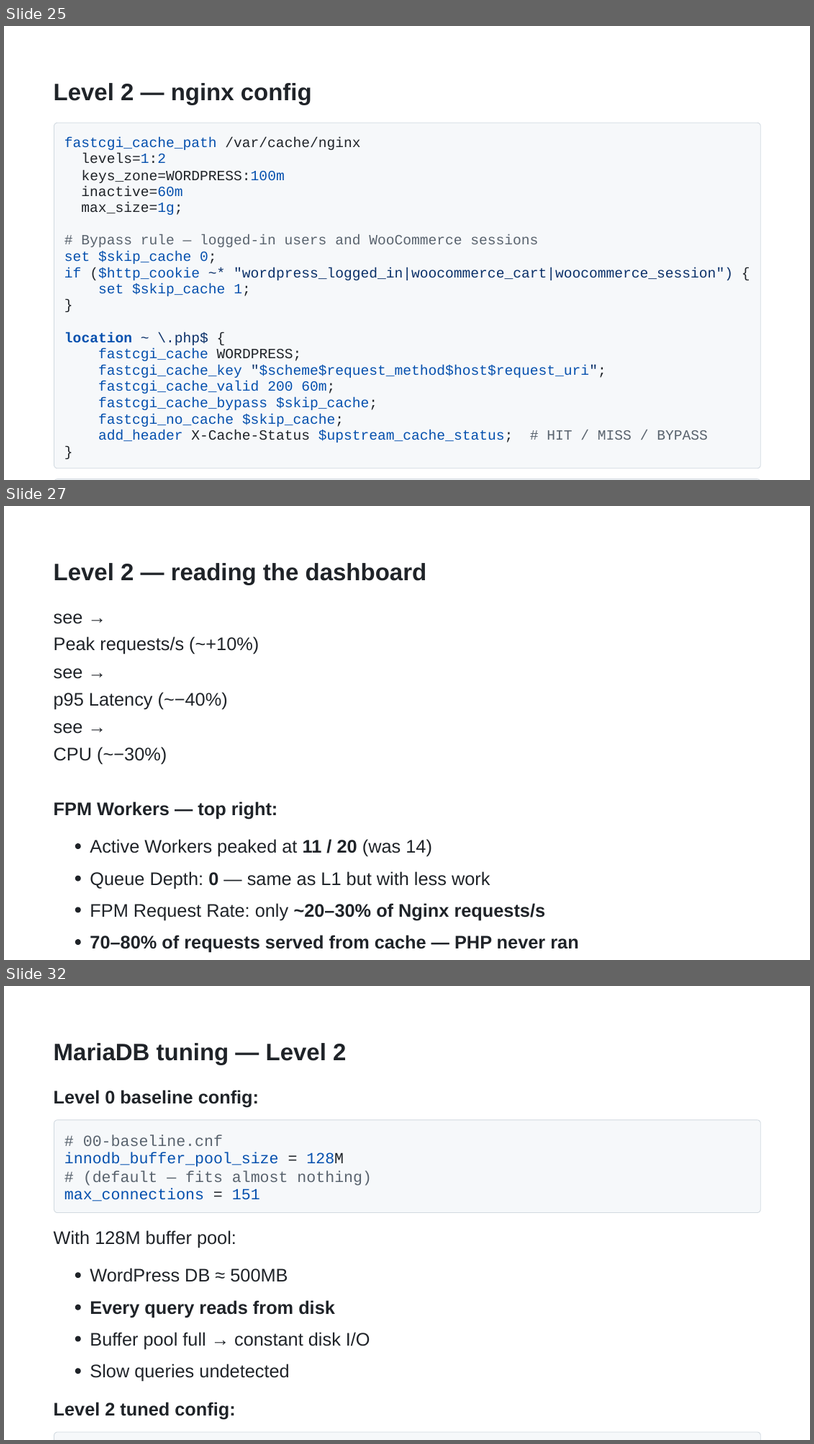
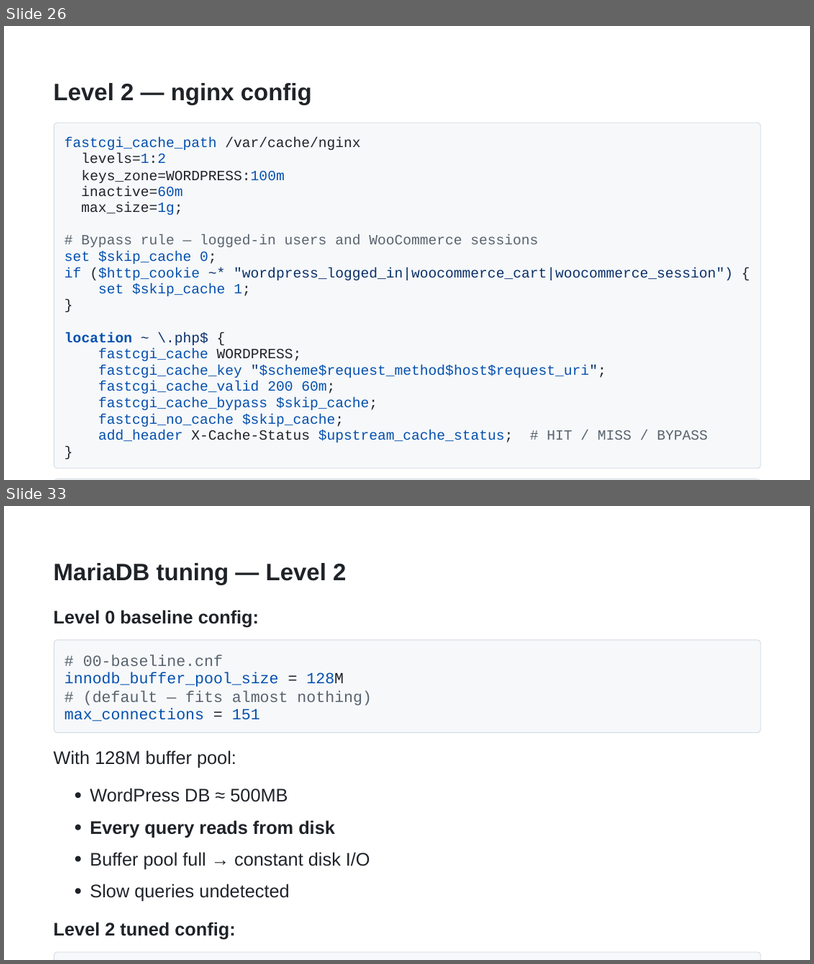
Before and after one commit to NedkoHristov/WordPress-Europe-2026, a slide deck: SLIDES-RICH-editable.pptx. Shown one above the other, each under a label of ours: slides 25, 27 and 32 before the commit, slides 26 and 33 after it; the slides between them are not shown. The pictures are 814x1444 and 814x964 pixels, drawn with LibreOffice and Linux fonts; fonts in the diff are those of the drawing. Boxes give left, top, right and bottom in pixels: in the first picture for what was removed or moved away, otherwise in the second. Text is boxed around its words. In the diff, an @@ line names an element or a change of style, - is before the commit and + after.

```diff
--- a/SLIDES-RICH-editable.pptx
+++ b/SLIDES-RICH-editable.pptx
@@ slide 27 removed at [4,506,810,960], background #FFFFFF @@
@@ freeform shape removed at [4,506,810,960] @@
@@ text removed at [54,563,427,585] @@
-Level 2 — reading the dashboard
@@ text removed at [54,613,83,624] @@
-see →
@@ text removed at [54,636,259,654] @@
-Peak requests/s (~+10%)
@@ text removed at [54,668,83,679] @@
-see →
@@ text removed at [54,692,228,709] @@
-p95 Latency (~−40%)
@@ text removed at [54,723,83,734] @@
-see →
@@ text removed at [54,746,167,764] @@
-CPU (~−30%)
@@ text removed at [54,801,278,818] @@
-FPM Workers — top right:
@@ freeform shape removed at [75,843,81,849] @@
@@ text removed at [90,839,432,857] @@
-Active Workers peaked at 11 / 20 (was 14)
@@ text removed at [90,871,490,889] @@
-Queue Depth: 0 — same as L1 but with less work
@@ freeform shape removed at [75,875,81,880] @@
@@ freeform shape removed at [75,906,81,912] @@
@@ text removed at [90,903,546,920] @@
-FPM Request Rate: only ~20–30% of Nginx requests/s
@@ text removed at [90,934,579,952] @@
-70–80% of requests served from cache — PHP never ran
@@ freeform shape removed at [75,939,81,944] @@
@@ what was slide 25 is now slide 26 @@
@@ what was slide 32 is now slide 33 @@
```
Also in this commit, not shown: 15 slides changed, 11 slides added, 9 other slides removed, 37 other files.
